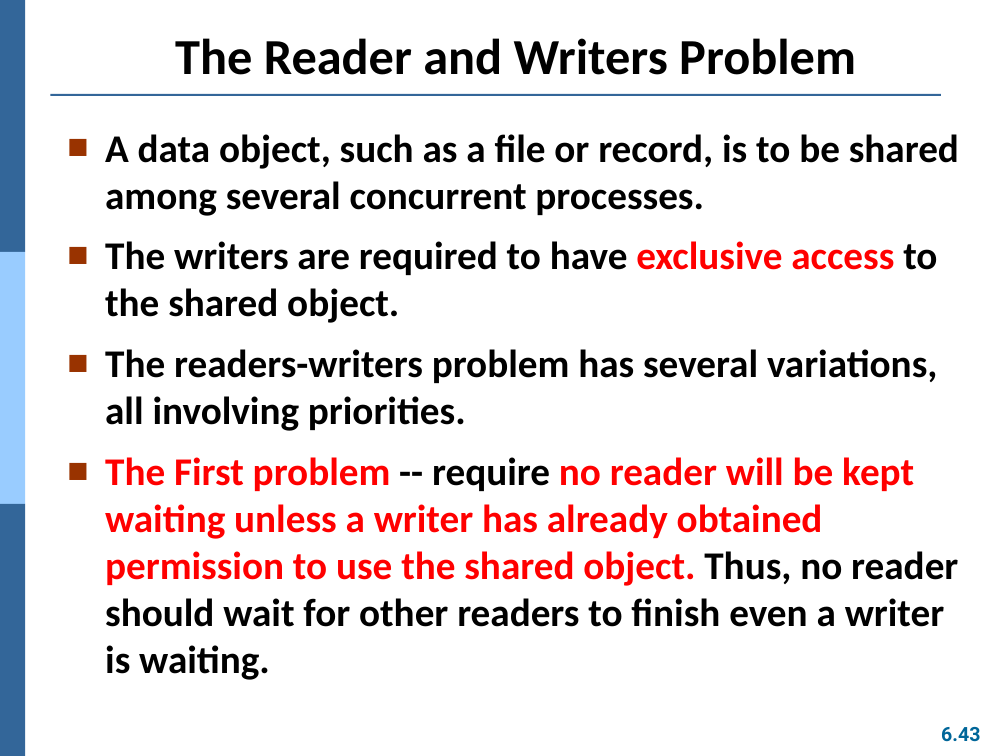
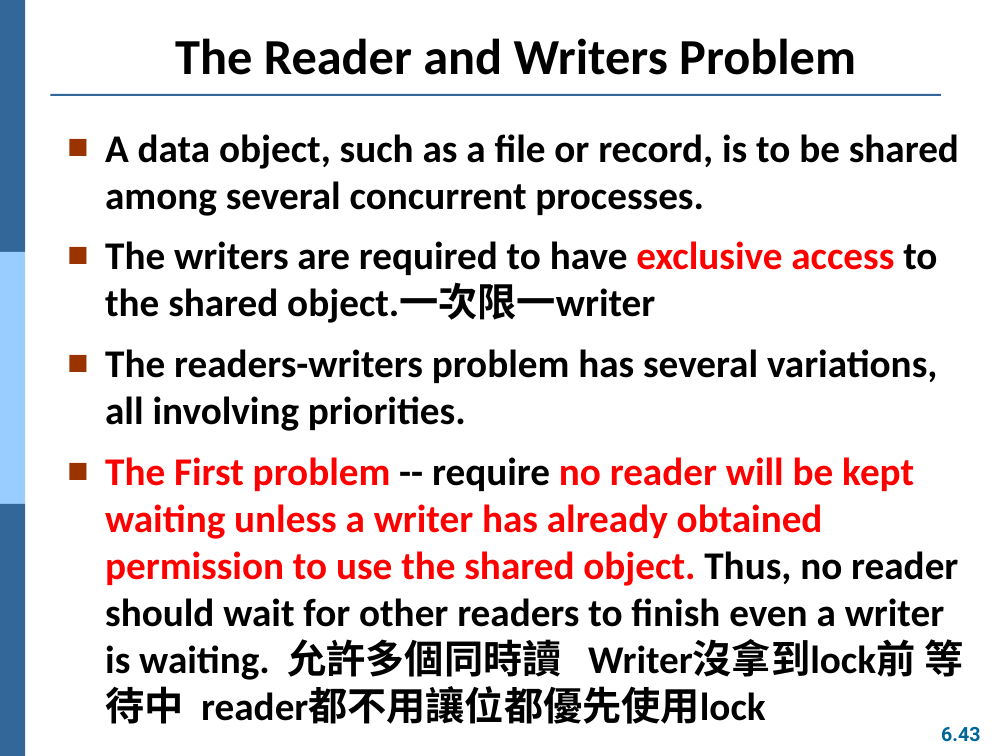
Before and after one commit to Yang09701194/OS_Learning, a slide deck: slide 43 of ch06.pptx. Drawn at 1008x756 pixels with LibreOffice and Linux fonts; fonts in the diff are those of the drawing. Boxes give left, top, right and bottom in pixels: in the first picture for what was removed or moved away, otherwise in the second. Text is boxed around its words. In the diff, an @@ line names an element or a change of style, - is before the commit and + after.

```diff
--- a/ch06.pptx
+++ b/ch06.pptx
@@ text at [105,241,937,323]: text changed @@
-■ The writers are required to have exclusive access to the shared object.
+■ The writers are required to have exclusive access to the shared object.一次限一writer
@@ text at [105,457,963,724]: text changed; text colour #FF0000 to #000000 @@
-■ The First problem -- require no reader will be kept waiting unless a writer has already obtained permission to use the shared object. Thus, no reader should wait for other readers to finish even a writer is waiting.
+■ The First problem -- require no reader will be kept waiting unless a writer has already obtained permission to use the shared object. Thus, no reader should wait for other readers to finish even a writer is waiting. 允許多個同時讀 Writer沒拿到lock前 等待中 reader都不用讓位都優先使用lock
```
Also in this commit, not shown: 12 other slides changed, 1 slide added.
